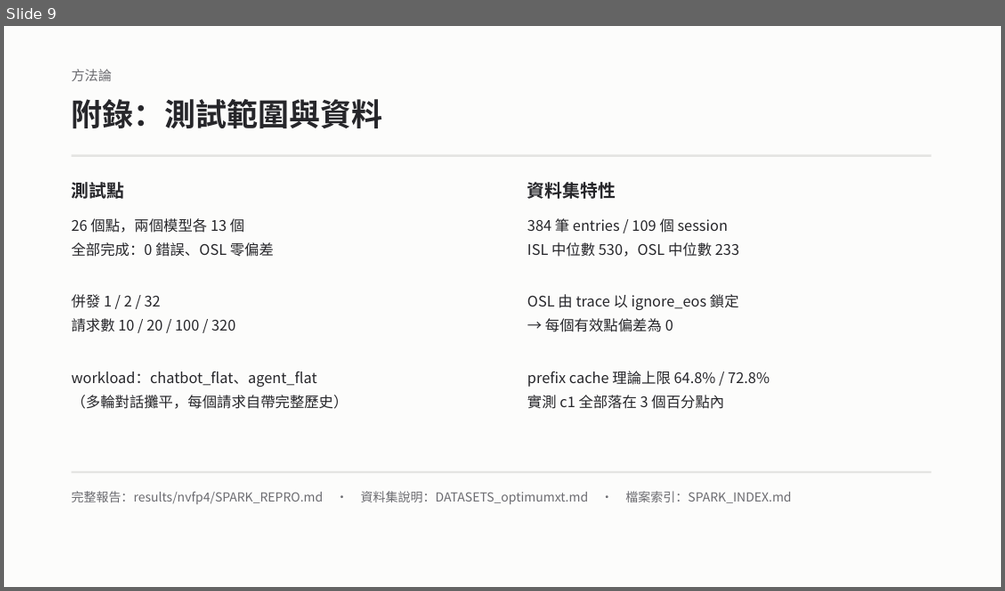
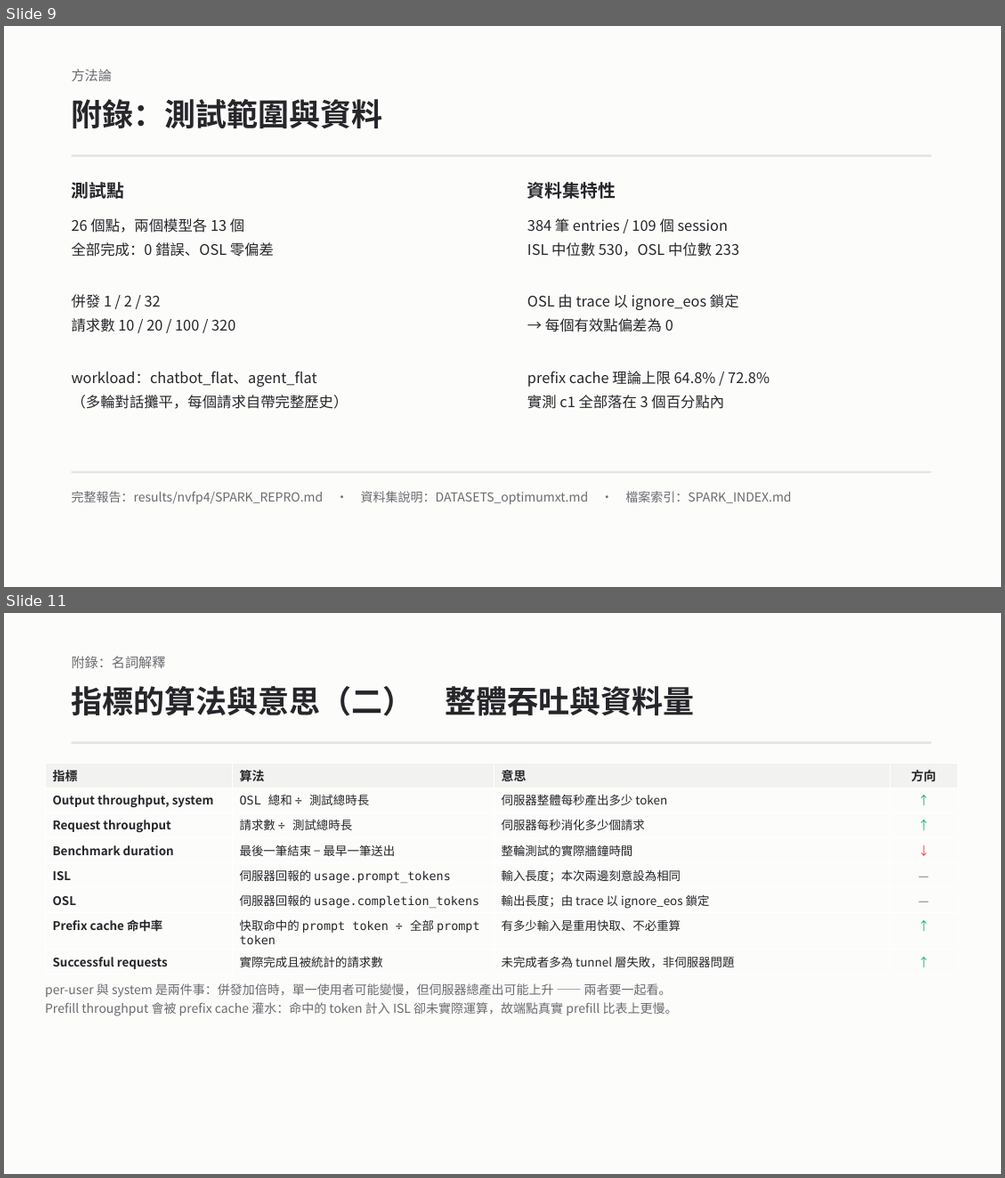
Before and after one commit to anud18/qwen36-vllm-aiperf-benchmark, a slide deck: results/nvfp4/optimumxt_findings.pptx. Shown one above the other, each under a label of ours: slide 9 before the commit, slides 9 and 11 after it; the slides between them are not shown. The pictures are 1005x591 and 1005x1178 pixels, drawn with LibreOffice and Linux fonts; fonts in the diff are those of the drawing. Boxes give left, top, right and bottom in pixels: in the first picture for what was removed or moved away, otherwise in the second. Text is boxed around its words. In the diff, an @@ line names an element or a change of style, - is before the commit and + after.

```diff
--- a/results/nvfp4/optimumxt_findings.pptx
+++ b/results/nvfp4/optimumxt_findings.pptx
@@ slide 11 added at box(4, 613, 1001, 1174), background #FCFCFB @@
@@ text added at box(72, 656, 166, 668), 13 pt, text #6B6B70 @@
+附錄：名詞解釋
@@ text added at box(72, 686, 694, 716), 30 pt, text #26262A, bold @@
+指標的算法與意思（二） 整體吞吐與資料量
@@ rectangle added at box(72, 742, 931, 744), fill #E4E4E2 @@
@@ table added at box(45, 763, 957, 973), 8 rows, 4 columns @@
+指標 | 算法 | 意思 | 方向
+Output throughput, system | OSL 總和 ÷ 測試總時長 | 伺服器整體每秒產出多少 token | ↑
+Request throughput | 請求數 ÷ 測試總時長 | 伺服器每秒消化多少個請求 | ↑
+Benchmark duration | 最後一筆結束 − 最早一筆送出 | 整輪測試的實際牆鐘時間 | ↓
+ISL | 伺服器回報的 usage.prompt_tokens | 輸入長度；本次兩邊刻意設為相同 | —
+OSL | 伺服器回報的 usage.completion_tokens | 輸出長度；由 trace 以 ignore_eos 鎖定 | —
+Prefix cache 命中率 | 快取命中的 prompt token ÷ 全部 prompt token | 有多少輸入是重用快取、不必重算 | ↑
+Successful requests | 實際完成且被統計的請求數 | 未完成者多為 tunnel 層失敗，非伺服器問題 | ↑
@@ text added at box(45, 983, 678, 1016), 12 pt, text #6B6B70 @@
+per-user 與 system 是兩件事：併發加倍時，單一使用者可能變慢，但伺服器總產出可能上升 —— 兩者要一起看。
+Prefill throughput 會被 prefix cache 灌水：命中的 token 計入 ISL 卻未實際運算，故端點真實 prefill 比表上更慢。
```
Also in this commit, not shown: 13 slides changed, 2 other slides added, 4 other files.
